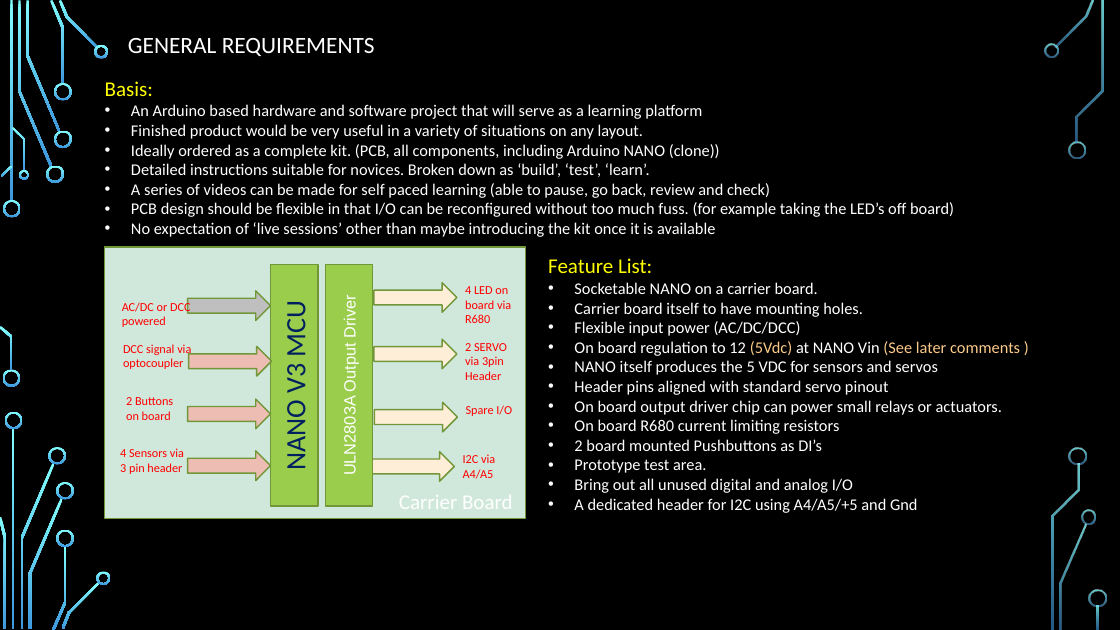
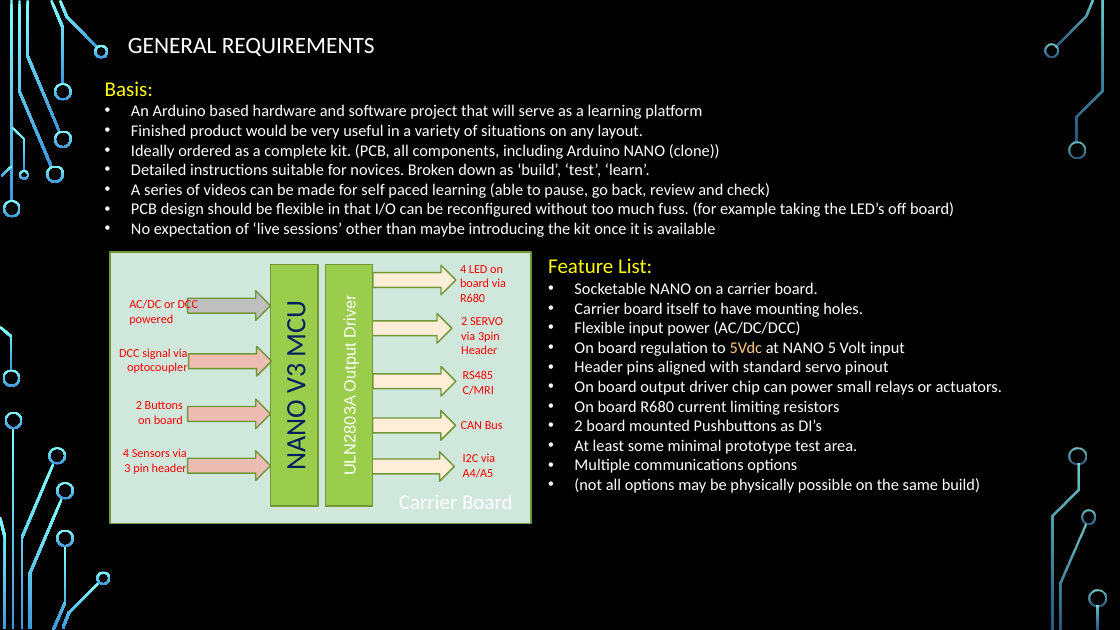
Before and after one commit to Alan-Lomax/MERG-SIG-Presentations, a slide deck: slide 3 of Practical Arduino - Ground Up.pptx. Drawn at 1120x630 pixels with LibreOffice and Linux fonts; fonts in the diff are those of the drawing; background and template pictures are left out. Boxes give left, top, right and bottom in pixels: in the first picture for what was removed or moved away, otherwise in the second. Text is boxed around its words. In the diff, an @@ line names an element or a change of style, - is before the commit and + after.

```diff
--- a/Practical Arduino - Ground Up.pptx
+++ b/Practical Arduino - Ground Up.pptx
@@ rectangle: place and size @@
-rectangle at (104,247,525,518)
+rectangle at (110,252,531,523)
@@ left arrow: place and size @@
-left arrow at (374,282,457,312)
+left arrow at (373,266,456,295)
@@ text "4 LED on board via ...": place and size @@
-text "4 LED on board via ..." at (465,286,511,323)
+text "4 LED on board via ..." at (460,265,506,302)
@@ text "AC/DC or DCC powered": place and size @@
-text "AC/DC or DCC powered" at (122,300,190,327)
+text "AC/DC or DCC powered" at (129,298,198,325)
@@ left arrow: place and size @@
-left arrow at (374,339,457,369)
+left arrow at (369,313,452,343)
@@ text "2 SERVO via 3pin Header": place and size @@
-text "2 SERVO via 3pin Header" at (465,343,507,380)
+text "2 SERVO via 3pin Header" at (461,317,503,354)
@@ alignment left to right in 3 elements at (123,448,187,474), (136,401,183,424), (119,348,187,373) @@
@@ text at (574,341,905,356): text changed @@
-• On board regulation to 12 (5Vdc) at NANO Vin (See later comments )
-• NANO itself produces the 5 VDC for sensors and servos
+• On board regulation to 5Vdc at NANO 5 Volt input
@@ left arrow: place and size @@
-left arrow at (375,402,458,432)
+left arrow at (373,366,456,396)
@@ text at (463,370,494,395): text changed @@
-Spare I/O
+RS485 C/MRI
@@ left arrow added at (373,411,456,440), fill #FEEED8, outline #729838 1.25 pt @@
@@ text added at (461,421,503,429), 10.5 pt, text #FF0000 @@
+CAN Bus
@@ text at (574,439,980,493): text changed @@
-• Prototype test area.
-• Bring out all unused digital and analog I/O
-• A dedicated header for I2C using A4/A5/+5 and Gnd
+• At least some minimal prototype test area.
+• Multiple communications options
+• (not all options may be physically possible on the same build)
```
Also in this commit, not shown: 6 other slides changed, 1 slide removed.
